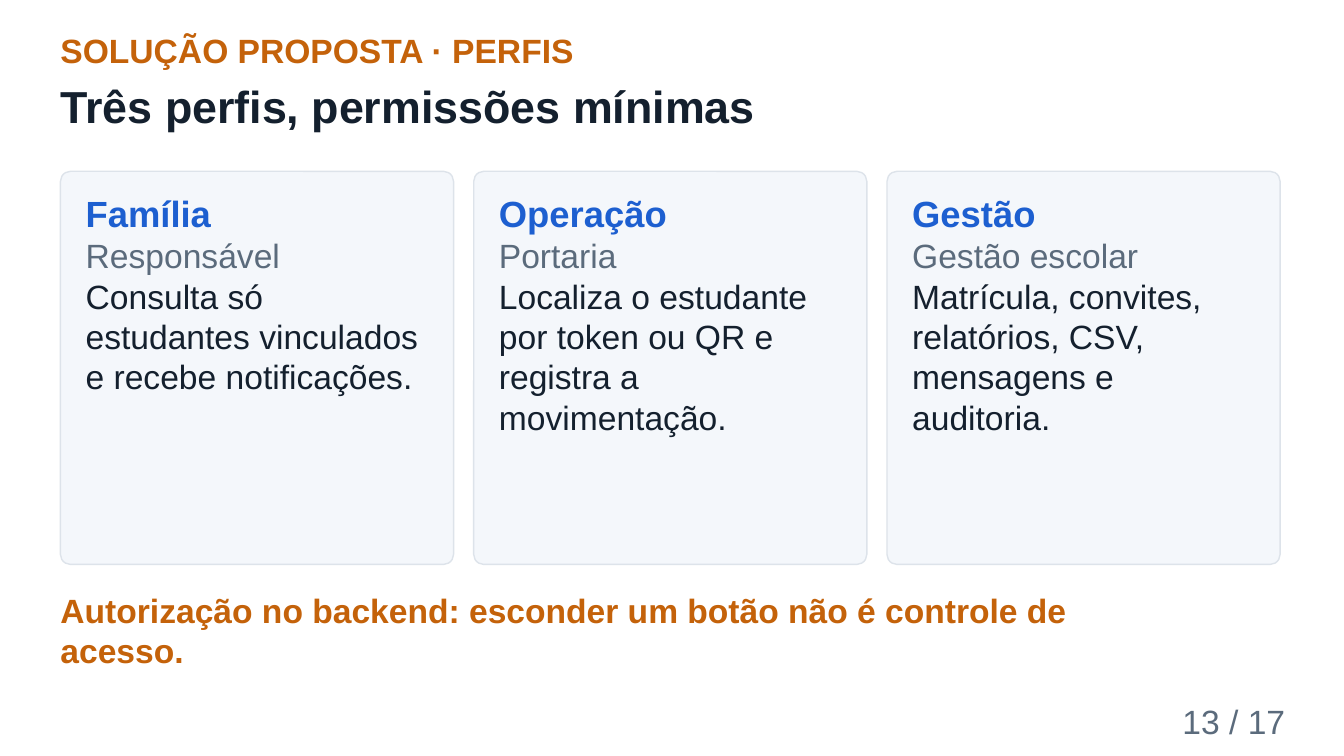
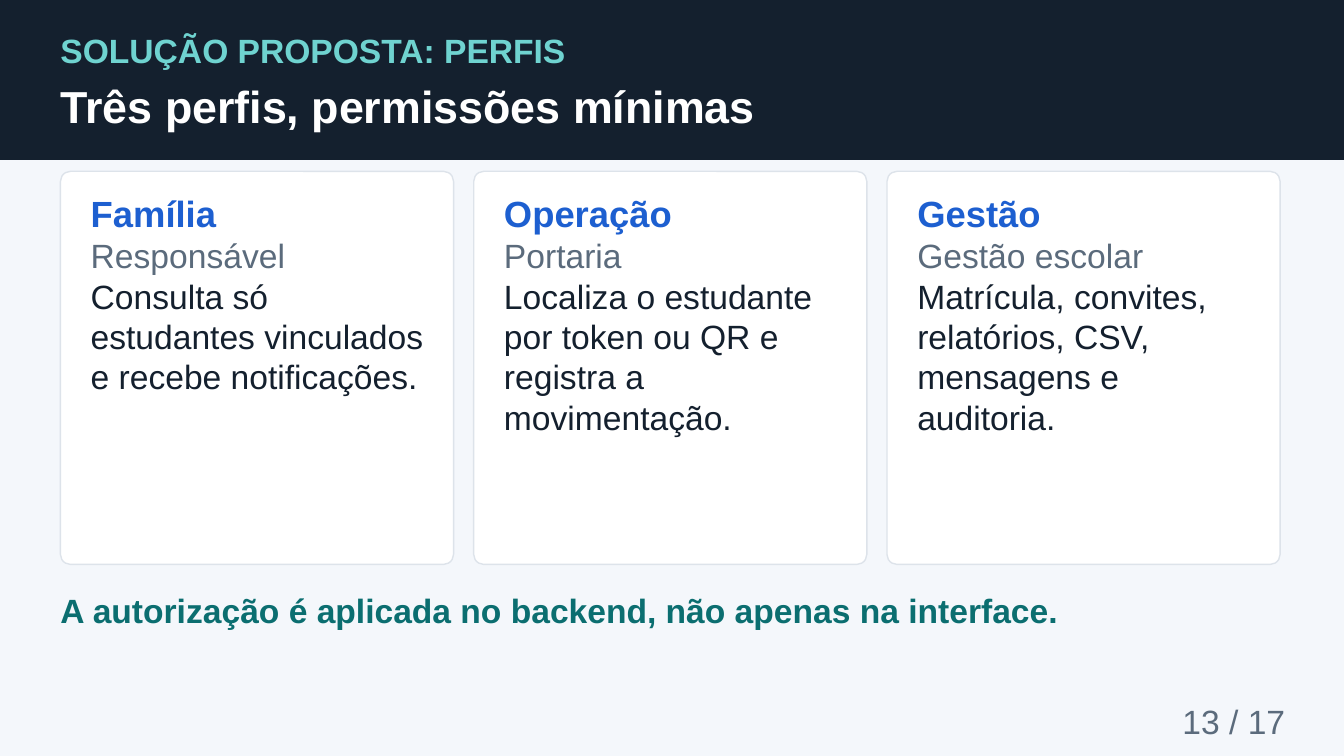
Before and after one commit to richaferreira/Safe_Student, a slide deck: slide 13 of slides/08_Apresentacao_Final_Safe_Student.pptx. Drawn at 1344x756 pixels with LibreOffice and Linux fonts; fonts in the diff are those of the drawing; background and template pictures are left out. Boxes give left, top, right and bottom in pixels: in the first picture for what was removed or moved away, otherwise in the second. Text is boxed around its words. In the diff, an @@ line names an element or a change of style, - is before the commit and + after.

```diff
--- a/slides/08_Apresentacao_Final_Safe_Student.pptx
+++ b/slides/08_Apresentacao_Final_Safe_Student.pptx
@@ background #FFFFFF to picture (left out) @@
@@ rectangle added at (0, 0, 1344, 159), fill #14202E, outline #14202E 1 pt @@
@@ text at (60, 36, 565, 70): text changed; text colour #C4620A to #6FD3D0 @@
-SOLUÇÃO PROPOSTA · PERFIS
+SOLUÇÃO PROPOSTA: PERFIS
@@ text "Três perfis, permissões mínimas" at (60, 89, 755, 132): text colour #14202E to #FFFFFF @@
@@ fill #F4F7FB to #FFFFFF in 3 elements at (60, 171, 454, 565), (474, 171, 867, 565), (887, 171, 1280, 565) @@
@@ text "Família": place and size @@
-text "Família" at (86, 200, 418, 396)
+text "Família" at (91, 200, 423, 396)
@@ text "Operação": place and size @@
-text "Operação" at (499, 200, 807, 437)
+text "Operação" at (504, 200, 813, 437)
@@ text "Gestão": place and size @@
-text "Gestão" at (912, 200, 1202, 431)
+text "Gestão" at (917, 200, 1207, 431)
@@ text at (60, 598, 1057, 630): text changed; text colour #C4620A to #0B6E70 @@
-Autorização no backend: esconder um botão não é controle de acesso.
+A autorização é aplicada no backend, não apenas na interface.
```
Also in this commit, not shown: 16 other slides changed, 2 other files.
